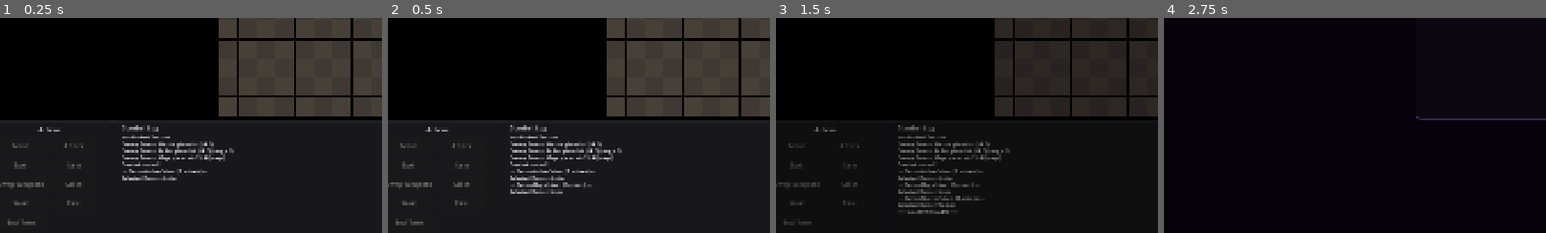
Above: before the commit, frames 1-4 (left to right).
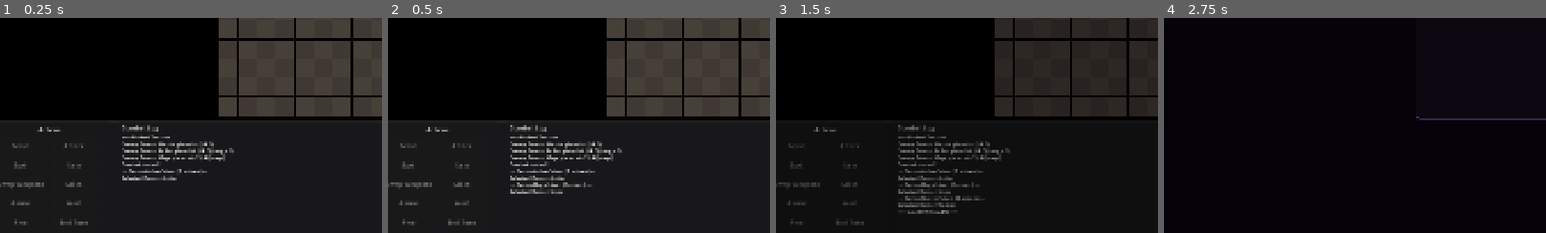
Above: after the commit, the same moments.

Repository: olstach/six_worlds
Game: Godot game, scene res://scenes/combat/combat_arena.tscn
Two runs of this game, one before a commit and one after it. Both use one fixed random seed, a clock stepped at 60 frames per second and the inputs below. This scene is started directly instead of the project's main scene.
Inputs (mouse positions are % of the whole screen's width and height, from its top left):
- Up to frame 1 (0.25 s): no input
- Up to frame 2 (0.5 s): no input
- Up to frame 3 (1.5 s): tap Enter at 0.5 s; move the mouse to (72, 45) at 0.52 s; hold Right 0.53-1.25 s; tap C at 0.6 s; click (72, 45) at 0.67 s; tap Space at 0.77 s; click "Enter the Bardo" at 1.25 s
- Up to frame 4 (2.75 s): move the mouse to (30, 55) at 2.02 s; hold Down from 2.03 s (still down); tap R at 2.1 s; tap Space at 2.27 s
The pictures show only the part of the screen within x 1-51%, y 50-100%; the shares and areas given below are measured in that part.

The runs differ from the first frame. In frame 1, 0.3% of the frame differs, in the area x 2-23%, y 84-97%; in frame 2, 0.3%; in frame 3, 0.2%; in frame 4, nothing differs.

Commit message:
feat: Ammo panel in combat HUD — select tiered and special ammo for ranged attacks
Co-Authored-By: Claude Sonnet 4.6 <noreply@anthropic.com>

Diff:
--- a/scenes/combat/combat_arena.tscn
+++ b/scenes/combat/combat_arena.tscn
@@ -146,6 +146,12 @@
 layout_mode = 2
 text = "Skills"
 
+[node name="AmmoButton" type="Button" parent="UILayer/BottomPanel/HBoxContainer/ActionPanel/MarginContainer/VBoxContainer/ButtonGrid"]
+unique_name_in_owner = true
+custom_minimum_size = Vector2(120, 40)
+layout_mode = 2
+text = "Ammo"
+
 [node name="WaitButton" type="Button" parent="UILayer/BottomPanel/HBoxContainer/ActionPanel/MarginContainer/VBoxContainer/ButtonGrid"]
 unique_name_in_owner = true
 custom_minimum_size = Vector2(120, 40)
@@ -342,3 +348,43 @@
 layout_mode = 2
 size_flags_horizontal = 3
 theme_override_constants/separation = 4
+
+[node name="AmmoPanel" type="PanelContainer" parent="UILayer"]
+unique_name_in_owner = true
+visible = false
+anchors_preset = 2
+anchor_top = 1.0
+anchor_bottom = 1.0
+offset_left = 830.0
+offset_top = -400.0
+offset_right = 1090.0
+offset_bottom = -160.0
+grow_vertical = 0
+theme_override_styles/panel = SubResource("StyleBoxFlat_panel")
+
+[node name="MarginContainer" type="MarginContainer" parent="UILayer/AmmoPanel"]
+layout_mode = 2
+theme_override_constants/margin_left = 10
+theme_override_constants/margin_top = 8
+theme_override_constants/margin_right = 10
+theme_override_constants/margin_bottom = 8
+
+[node name="VBoxContainer" type="VBoxContainer" parent="UILayer/AmmoPanel/MarginContainer"]
+layout_mode = 2
+theme_override_constants/separation = 4
+
+[node name="AmmoLabel" type="Label" parent="UILayer/AmmoPanel/MarginContainer/VBoxContainer"]
+layout_mode = 2
+text = "Select Ammo"
+horizontal_alignment = 1
+
+[node name="ScrollContainer" type="ScrollContainer" parent="UILayer/AmmoPanel/MarginContainer/VBoxContainer"]
+custom_minimum_size = Vector2(0, 180)
+layout_mode = 2
+size_flags_vertical = 3
+
+[node name="AmmoList" type="VBoxContainer" parent="UILayer/AmmoPanel/MarginContainer/VBoxContainer/ScrollContainer"]
+unique_name_in_owner = true
+layout_mode = 2
+size_flags_horizontal = 3
+theme_override_constants/separation = 4
--- a/scripts/combat/combat_arena.gd
+++ b/scripts/combat/combat_arena.gd
@@ -30,6 +30,9 @@
 @onready var skills_button: Button = %SkillsButton
 @onready var skills_panel: PanelContainer = %SkillsPanel
 @onready var skills_list: VBoxContainer = %SkillsList
+@onready var ammo_button: Button = %AmmoButton
+@onready var ammo_panel: PanelContainer = %AmmoPanel
+@onready var ammo_list: VBoxContainer = %AmmoList
 
 # Context menu and examine window (created in code)
 var context_menu: PopupMenu = null
@@ -188,6 +191,7 @@
 	attack_button.pressed.connect(_on_attack_pressed)
 	spell_button.pressed.connect(_on_spell_pressed)
 	item_button.pressed.connect(_on_item_pressed)
+	ammo_button.pressed.connect(_on_ammo_pressed)
 	swap_weapon_button.pressed.connect(_on_swap_weapon_pressed)
 	skills_button.pressed.connect(_on_skills_pressed)
 	wait_button.pressed.connect(_on_wait_pressed)
@@ -662,6 +666,7 @@
 	spell_panel.hide()
 	item_panel.hide()
 	skills_panel.hide()
+	ammo_panel.hide()
 	_update_action_buttons()
 
 
@@ -726,7 +731,102 @@
 	else:
 		item_panel.hide()
 		skills_panel.hide()
+		ammo_panel.hide()
 		_show_spell_panel(unit)
+
+
+func _on_ammo_pressed() -> void:
+	if not CombatManager.is_player_turn():
+		return
+	var unit = CombatManager.get_current_unit()
+	if unit == null:
+		return
+	AudioManager.play("ui_click")
+	if ammo_panel.visible:
+		ammo_panel.hide()
+	else:
+		spell_panel.hide()
+		item_panel.hide()
+		skills_panel.hide()
+		_show_ammo_panel(unit)
+
+
+func _show_ammo_panel(unit: CombatUnit) -> void:
+	for child in ammo_list.get_children():
+		child.queue_free()
+
+	if not unit.is_ranged_weapon():
+		ammo_panel.hide()
+		return
+
+	var weapon_type = unit.get_equipped_weapon().get("type", "bow")
+	var available = ItemSystem.get_available_ammo(weapon_type)
+
+	if available.is_empty():
+		var label = Label.new()
+		label.text = "No ammo available"
+		label.add_theme_color_override("font_color", Color(0.5, 0.5, 0.5))
+		ammo_list.add_child(label)
+	else:
+		for ammo in available:
+			var ammo_id = ammo.get("id", "")
+			var is_default = ammo.get("is_default", false)
+			var is_selected = (unit.selected_ammo_id == ammo_id or
+								(unit.selected_ammo_id == "" and is_default))
+
+			var btn = Button.new()
+			if is_default:
+				btn.text = "%s (∞)" % ammo.get("name", "Bone Arrow")
+			else:
+				btn.text = "%s (x%d)" % [ammo.get("name", "Arrow"), ammo.get("quantity", 0)]
+				if ammo.get("quantity", 0) <= 0:
+					btn.disabled = true
+
+			# Gold tint = currently selected ammo
+			if is_selected:
+				btn.add_theme_color_override("font_color", Color(1.0, 0.9, 0.3))
+
+			# Build tooltip
+			var tip_lines: Array[String] = [ammo.get("name", "Arrow")]
+			var dmg_bonus = ammo.get("damage_bonus", 0)
+			var acc_bonus = ammo.get("accuracy_bonus", 0)
+			if dmg_bonus != 0:
+				tip_lines.append("+%d Damage" % dmg_bonus)
+			if acc_bonus != 0:
+				tip_lines.append("+%d Accuracy" % acc_bonus)
+			var fx = ammo.get("special_effect", {})
+			if not fx.is_empty():
+				match fx.get("type", ""):
+					"aoe_fire":
+						tip_lines.append("On hit: AoE fire blast (radius %d, %d dmg)" % [
+							fx.get("radius", 1), fx.get("damage", 0)])
+					"status":
+						tip_lines.append("On hit: %d%% chance to inflict %s for %d turns" % [
+							fx.get("chance", 100), fx.get("status", ""), fx.get("duration", 1)])
+			var desc = ammo.get("description", "")
+			if not desc.is_empty():
+				tip_lines.append("")
+				tip_lines.append(desc)
+			btn.tooltip_text = "\n".join(tip_lines)
+
+			btn.pressed.connect(_on_ammo_selected.bind(ammo_id))
+			ammo_list.add_child(btn)
+
+	ammo_panel.show()
+
+
+func _on_ammo_selected(ammo_id: String) -> void:
+	var unit = CombatManager.get_current_unit()
+	if unit == null:
+		return
+	var ammo = ItemSystem.get_ammo(ammo_id)
+	if ammo.get("is_default", false):
+		unit.selected_ammo_id = ""
+		_log_message("Using default ammo (%s)." % ammo.get("name", "Bone Arrow"))
+	else:
+		unit.selected_ammo_id = ammo_id
+		_log_message("Loaded %s." % ammo.get("name", ammo_id))
+	ammo_panel.hide()
 
 
 func _show_spell_panel(unit: CombatUnit) -> void:
@@ -968,6 +1068,7 @@
 	else:
 		spell_panel.hide()
 		skills_panel.hide()
+		ammo_panel.hide()
 		_show_item_panel(unit)
 
 
@@ -1376,6 +1477,7 @@
 	# Hide other panels, show skills
 	spell_panel.hide()
 	item_panel.hide()
+	ammo_panel.hide()
 	skills_panel.show()
 
 
@@ -1815,6 +1917,9 @@
 	attack_button.disabled = not is_player or not can_act or cc_locked or not CombatManager.can_unit_attack(current_unit) if current_unit else true
 	spell_button.disabled = not is_player or not can_act or cc_locked or not CombatManager.can_unit_cast(current_unit) if current_unit else true
 	item_button.disabled = not is_player or not can_act or cc_locked
+	# Ammo button: only useful when a ranged weapon is equipped
+	var has_ranged = current_unit != null and current_unit.has_method("is_ranged_weapon") and current_unit.is_ranged_weapon()
+	ammo_button.disabled = not is_player or not can_act or cc_locked or not has_ranged
 	# Swap Weapons: only useful if the character has a weapon in the other set
 	var has_alt_weapon = false
 	if current_unit and "character_data" in current_unit:
